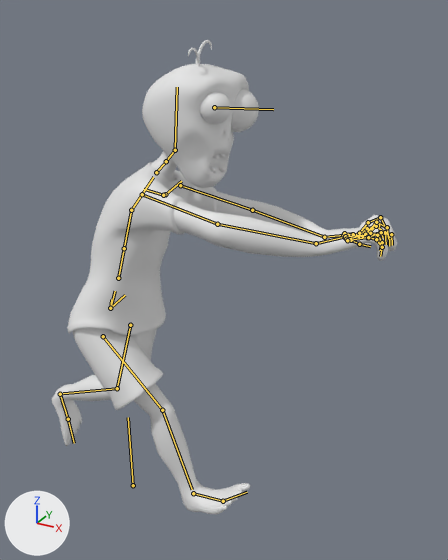
The FBX model Red Productions/Assets/Bob/Models/SK_Zombie.fbx, before and after one commit.
One viewpoint serves both versions: a 50 mm camera at (2.65, -3.25, 3.74) aimed at (0.68, 0.35, 1.94). The axes (+X, +Y, +Z) are drawn at lower left. The lights are the same throughout. The older version comes first. Both versions are drawn at frame 1 of the action 'metarig.002|Idle'; the numbers are the values there. The bones that change, and the others that lie on the model, are drawn over the model as lines.

Objects in the first picture: 'Down Teeth_Low.002', 'Hair_Low.002', 'L Eye_Low.002', 'R Eye_Low.002', 'Upper Teeth_Low.002', 'Zombie_Low.002'.
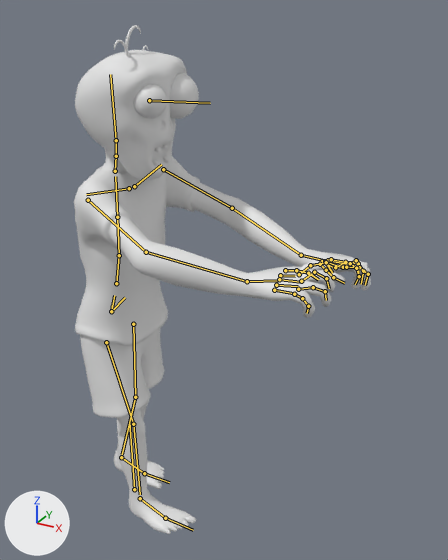
Pixel boxes [x1, y1, x2, y2] of what changed, in the pictures (448 x 560 px):
'Zombie_Low.002', posed (14% narrower, 8% taller)
    before: [52, 64, 397, 514]
    after: [74, 50, 371, 534]
'L Eye_Low.002', posed (7% taller)
    before: [231, 89, 259, 132]
    after: [170, 73, 199, 119]
'R Eye_Low.002', posed (6% wider, 6% taller)
    before: [200, 92, 231, 124]
    after: [134, 84, 167, 118]
'Hair_Low.002', posed
    before: [188, 40, 212, 66]
    after: [114, 25, 148, 57]
'Down Teeth_Low.002', posed (12% wider, 38% taller)
    before: [210, 166, 226, 173]
    after: [153, 156, 171, 166]
'Upper Teeth_Low.002', posed (15% wider, 33% taller)
    before: [213, 154, 225, 159]
    after: [154, 145, 168, 152]
bone 'Placement', root to tip
    before: (133, 485) to (128, 417)
    after: (134, 489) to (129, 421)
bone 'Root', root to tip
    before: (110, 308) to (115, 291)
    after: (111, 311) to (114, 295)
bone 'spine.002', root to tip
    before: (124, 248) to (131, 210)
    after: (119, 255) to (117, 217)
bone 'spine.003', root to tip
    before: (131, 210) to (153, 177)
    after: (117, 217) to (115, 176)
bone 'Head', root to tip
    before: (175, 150) to (177, 87)
    after: (116, 140) to (110, 74)
bone 'upper_arm.L', root to tip
    before: (180, 185) to (252, 210)
    after: (163, 169) to (232, 208)
bone 'forearm.L', root to tip
    before: (252, 210) to (324, 237)
    after: (232, 208) to (301, 255)
bone 'hand.L', root to tip
    before: (324, 237) to (349, 234)
    after: (301, 255) to (326, 261)
bone 'upper_arm.R', root to tip
    before: (142, 194) to (217, 224)
    after: (88, 200) to (146, 252)
bone 'hand.R', root to tip
    before: (316, 243) to (346, 236)
    after: (247, 281) to (279, 280)
bone 'thigh.L', root to tip
    before: (130, 325) to (117, 388)
    after: (133, 324) to (135, 397)
bone 'shin.L', root to tip
    before: (117, 388) to (63, 393)
    after: (135, 397) to (122, 454)
bone 'thigh.R', root to tip
    before: (103, 336) to (162, 410)
    after: (106, 342) to (133, 424)
bone 'shin.R', root to tip
    before: (162, 410) to (192, 489)
    after: (133, 424) to (140, 494)
bone 'FootIK.L', root to tip
    before: (60, 394) to (59, 394)
    after: (121, 457) to (120, 457)
bone 'foot.L', root to tip
    before: (60, 394) to (68, 419)
    after: (121, 457) to (144, 473)
bone 'toe.L', root to tip
    before: (68, 419) to (74, 443)
    after: (144, 473) to (169, 482)
bone 'FootIK.R', root to tip
    before: (193, 493) to (191, 493)
    after: (140, 498) to (138, 497)
bone 'foot.R', root to tip
    before: (193, 493) to (223, 501)
    after: (140, 498) to (165, 518)
bone 'toe.R', root to tip
    before: (223, 501) to (247, 492)
    after: (165, 518) to (193, 530)

What the commit changed:
Bone 'Placement' (bone_placement) moves from (0.0, 0.014, -0.006) to (0.0, -0.008, 0.0).
Bone 'Root' (bone_root) moves from (0.0, -0.021, 0.005) to (0.0, -0.015, 0.004).
Bone 'Root' (bone_root) turns from (0, -2, -10) to (1, 0, 0) degrees about its own x, y and z.
Bone 'spine.002' (bone_spine_002) turns from (8, 20, -1) to (0, 0, 0) degrees about its own x, y and z.
Bone 'spine.003' (bone_spine_003) turns from (22, 0, 0) to (0, 0, 0) degrees about its own x, y and z.
Bone 'Head' (bone_head) turns from (-36, -19, 13) to (-5, 0, 0) degrees about its own x, y and z.
Bone 'upper_arm.L' (bone_upper_arm_l) turns from (55, -27, 20) to (54, 5, 0) degrees about its own x, y and z.
Bone 'forearm.L' (bone_forearm_l) turns from (32, 15, 4) to (17, 4, -1) degrees about its own x, y and z.
Bone 'hand.L' (bone_hand_l) turns from (0, 2, 24) to (0, 2, 20) degrees about its own x, y and z.
Bone 'upper_arm.R' (bone_upper_arm_r) turns from (55, 27, -20) to (54, -5, 0) degrees about its own x, y and z.
Bone 'hand.R' (bone_hand_r) turns from (0, -2, -24) to (0, -2, -20) degrees about its own x, y and z.
Bone 'thigh.L' (bone_thigh_l) turns from (20, 0, -12) to (4, 0, 0) degrees about its own x, y and z.
Bone 'shin.L' (bone_shin_l) turns from (47, 0, 0) to (10, 0, 0) degrees about its own x, y and z.
Bone 'thigh.R' (bone_thigh_r) turns from (-43, 0, -11) to (-15, 0, 0) degrees about its own x, y and z.
Bone 'shin.R' (bone_shin_r) turns from (23, 0, 0) to (12, 0, 0) degrees about its own x, y and z.
Bone 'FootIK.L' (bone_footik_l) moves from (0.0, 0.535, 0.248) to (0.0, 0.155, 0.0).
Bone 'FootIK.L' (bone_footik_l) turns from (-38, 0, 0) to (-3, 0, 0) degrees about its own x, y and z.
Bone 'foot.L' (bone_foot_l) turns from (94, 0, 0) to (0, 0, 0) degrees about its own x, y and z.
Bone 'toe.L' (bone_toe_l) turns from (-26, 0, 0) to (0, 0, 0) degrees about its own x, y and z.
Bone 'FootIK.R' (bone_footik_r) moves from (0.0, -0.418, 0.142) to (0.0, -0.108, 0.0).
Bone 'foot.R' (bone_foot_r) turns from (-31, 0, 0) to (0, 0, 0) degrees about its own x, y and z.
Bone 'toe.R' (bone_toe_r) turns from (10, 0, 0) to (0, 0, 0) degrees about its own x, y and z.
